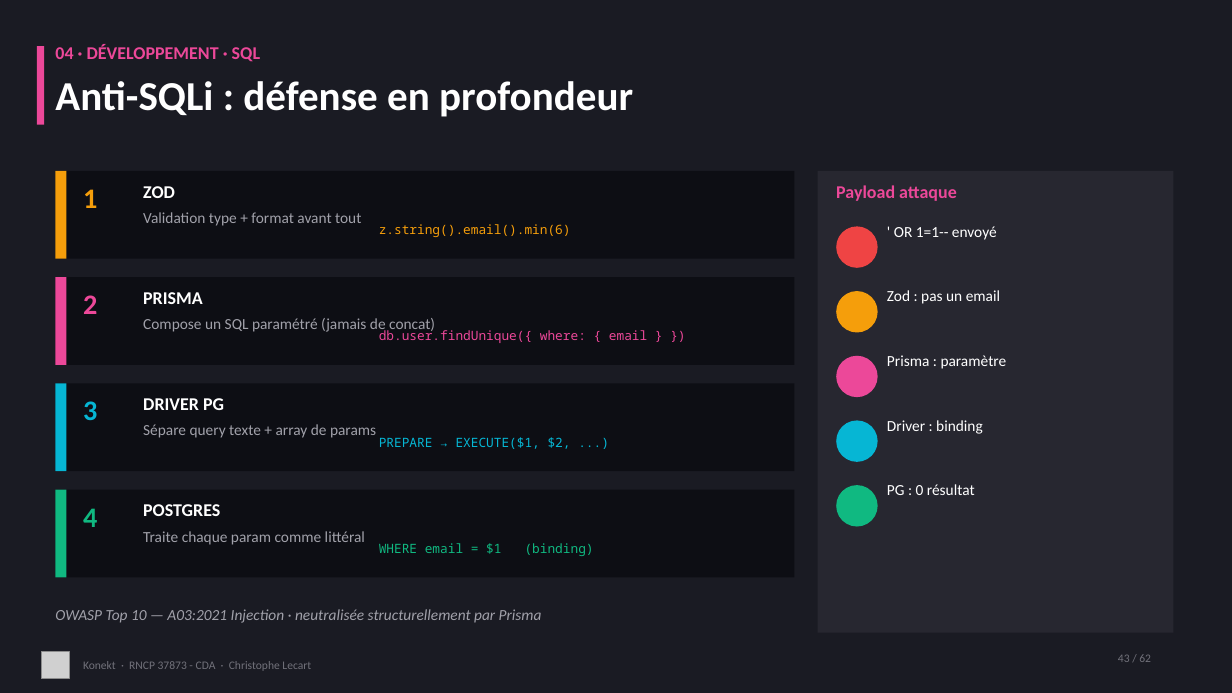
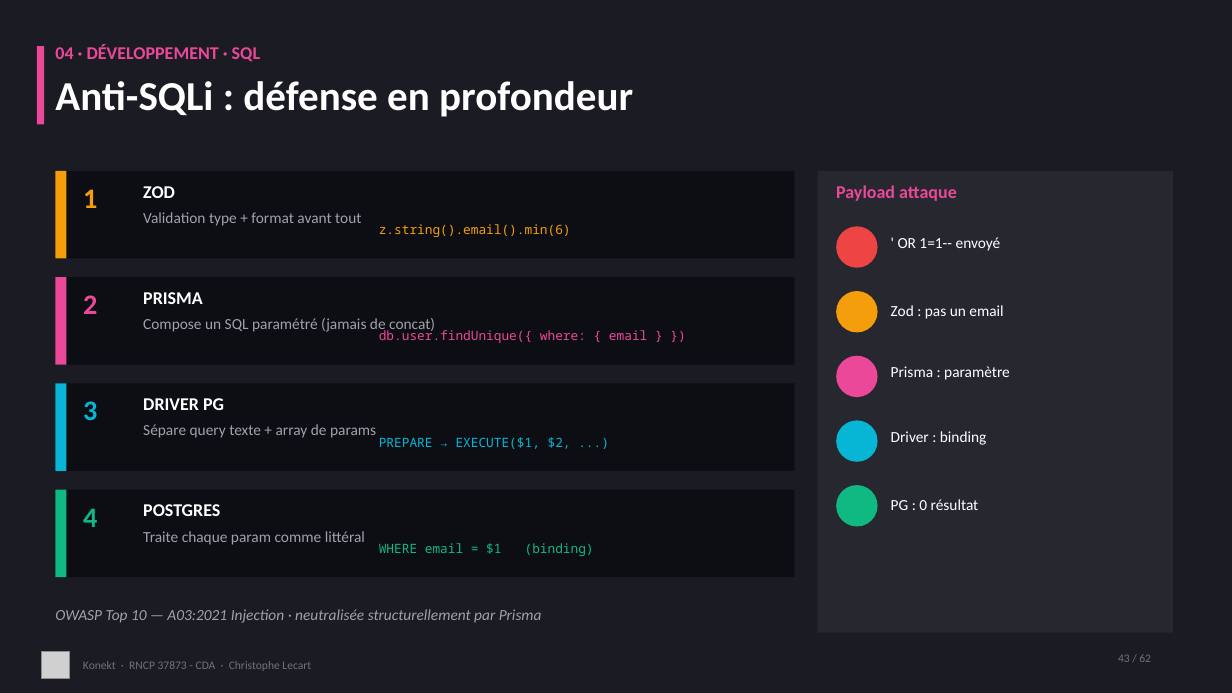
Before and after one commit to CLecart/social-network, a slide deck: slide 43 of dossier-certification/00-presentation/Konekt_RNCP_37873_Support_Visuel.pptx. Drawn at 1232x693 pixels with LibreOffice and Linux fonts; fonts in the diff are those of the drawing; grey boxes stand for pictures. Boxes give left, top, right and bottom in pixels: in the first picture for what was removed or moved away, otherwise in the second. Text is boxed around its words. In the diff, an @@ line names an element or a change of style, - is before the commit and + after.

```diff
--- a/dossier-certification/00-presentation/Konekt_RNCP_37873_Support_Visuel.pptx
+++ b/dossier-certification/00-presentation/Konekt_RNCP_37873_Support_Visuel.pptx
@@ text "Zod : pas un email": place and size @@
-text "Zod : pas un email" at <box>887,290,1000,304</box>
+text "Zod : pas un email" at <box>891,305,1003,319</box>
@@ 3 texts: place and size @@
-3 texts at <box>887,226,1007,434</box>
+3 texts at <box>891,237,1010,445</box>
@@ text "PG : 0 résultat": place and size @@
-text "PG : 0 résultat" at <box>887,484,975,495</box>
+text "PG : 0 résultat" at <box>891,499,979,510</box>
```
Also in this commit, not shown: 9 other slides changed.
